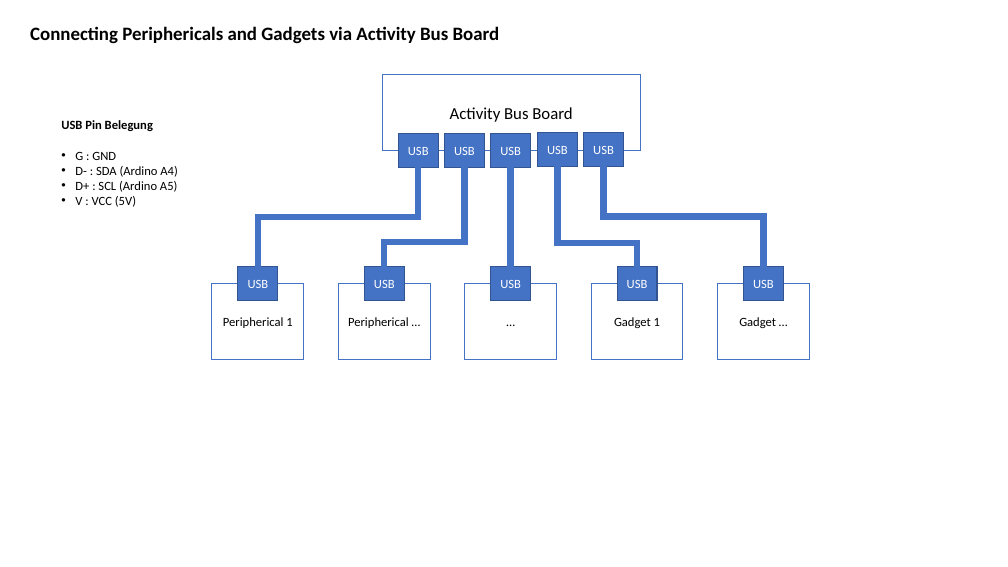
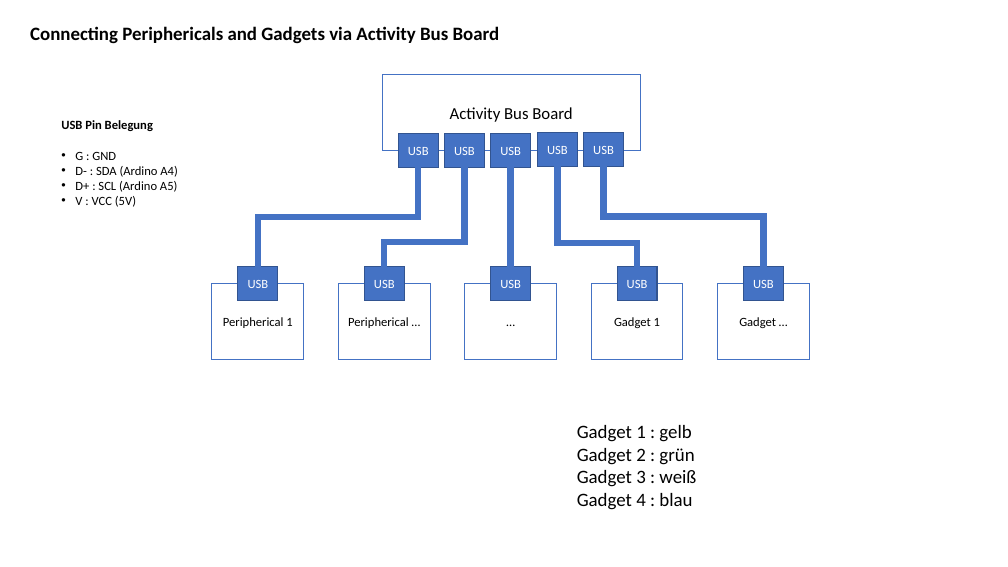
Before and after one commit to jeskes/activityboard, a slide deck: slide 7 of Activityboard.pptx. Drawn at 1008x567 pixels with LibreOffice and Linux fonts; fonts in the diff are those of the drawing. Boxes give left, top, right and bottom in pixels: in the first picture for what was removed or moved away, otherwise in the second. Text is boxed around its words. In the diff, an @@ line names an element or a change of style, - is before the commit and + after.

```diff
--- a/Activityboard.pptx
+++ b/Activityboard.pptx
@@ text added at bbox=[577, 425, 696, 510], 18 pt, text #000000 @@
+Gadget 1 : gelb
+Gadget 2 : grün
+Gadget 3 : weiß
+Gadget 4 : blau
```
Also in this commit, not shown: 5 other slides changed, 5 other files.
